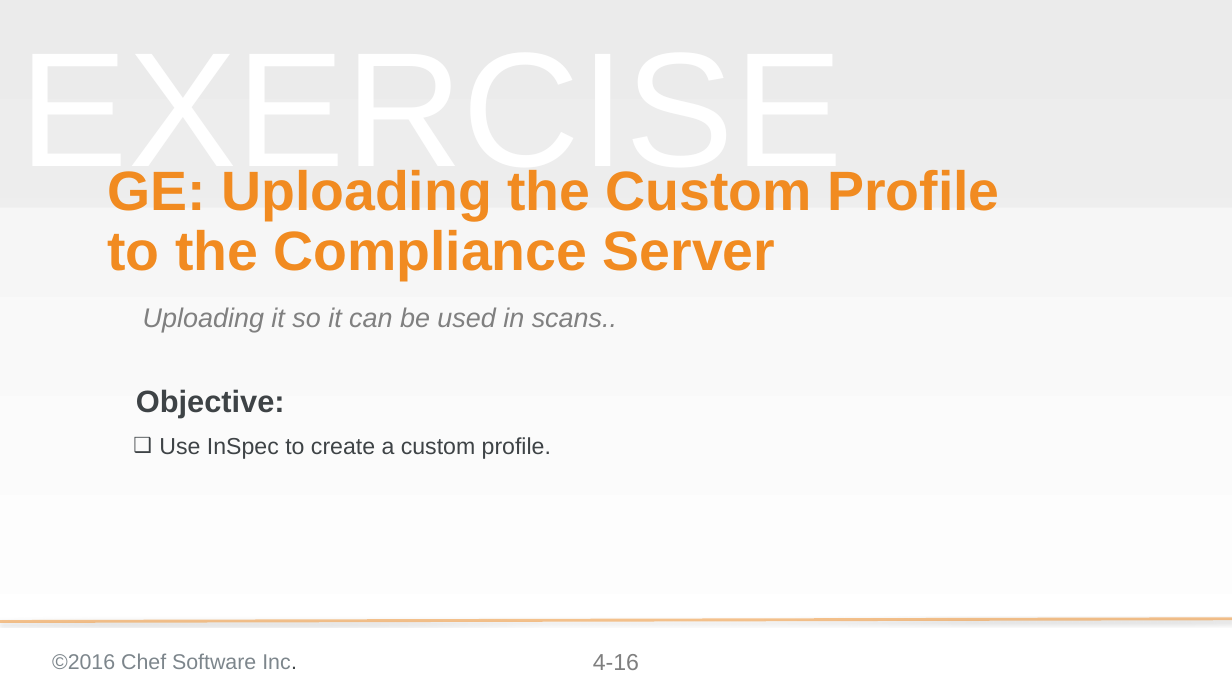
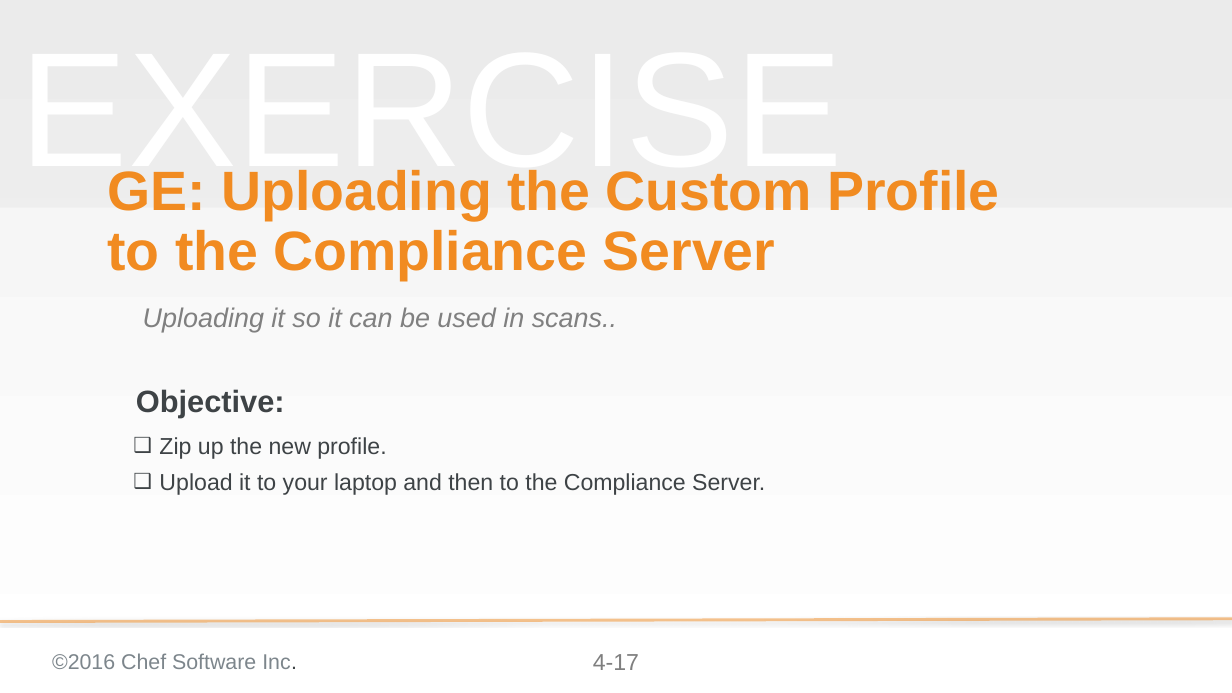
Before and after one commit to bchamby/chef-compliance-installation-configuration-operation, a slide deck: slide 17 of 04-creating-custom-profiles.pptx (slide 16 before the commit). Drawn at 1232x693 pixels with LibreOffice and Linux fonts; fonts in the diff are those of the drawing; background and template pictures are left out. Boxes give left, top, right and bottom in pixels: in the first picture for what was removed or moved away, otherwise in the second. Text is boxed around its words. In the diff, an @@ line names an element or a change of style, - is before the commit and + after.

Commit message:
finished custom compliance lab

```diff
--- a/04-creating-custom-profiles.pptx
+++ b/04-creating-custom-profiles.pptx
@@ text at bbox=[159, 437, 765, 495]: text changed @@
-❑ Use InSpec to create a custom profile.
+❑ Zip up the new profile.
+❑ Upload it to your laptop and then to the Compliance Server.
@@ page number at bbox=[593, 654, 639, 670]: text changed @@
-4-16
+4-17
```
Also in this commit, not shown: 1 other slide changed, 12 slides added, 1 slide removed.
